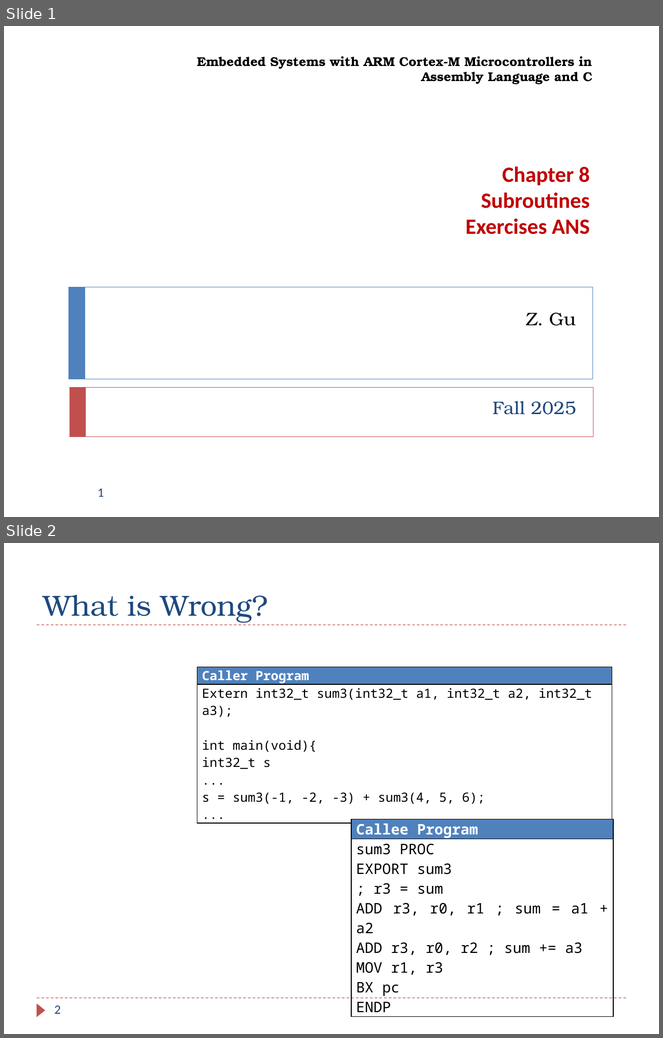
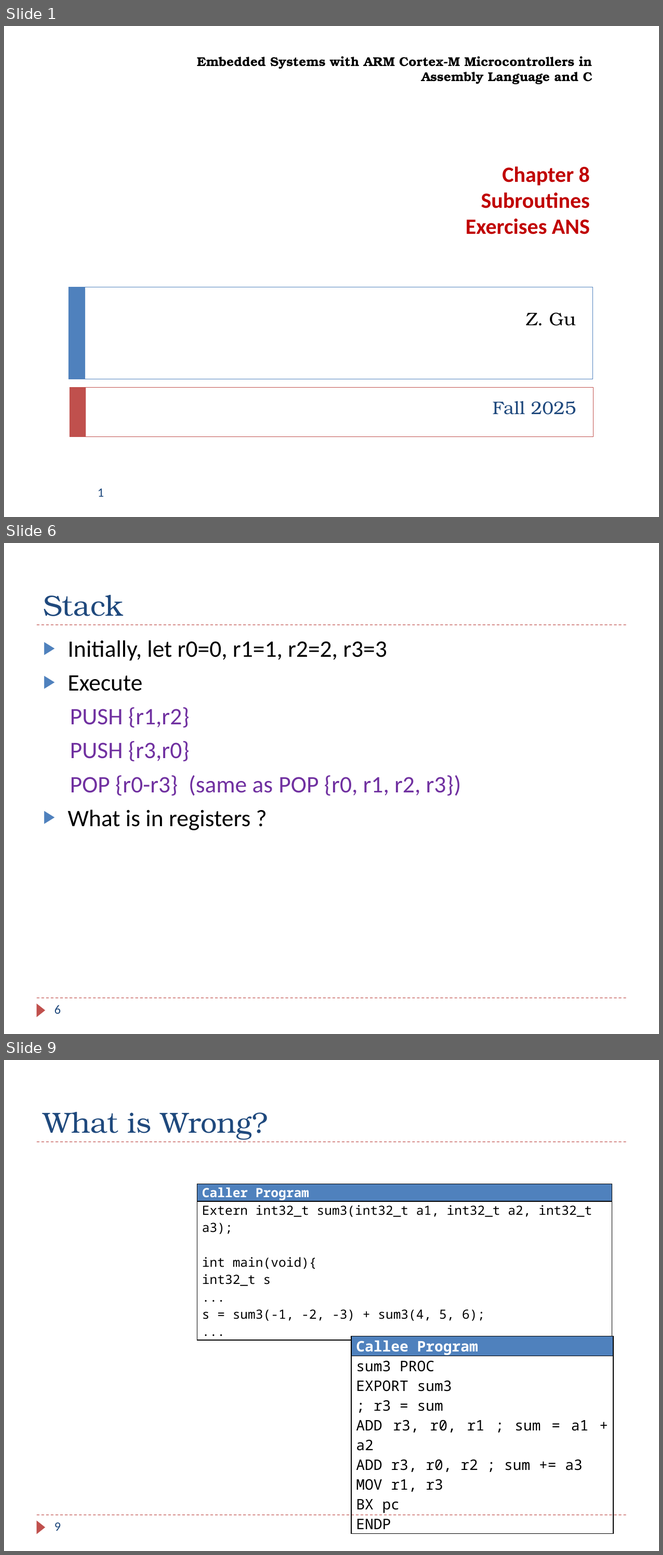
Before and after one commit to guhofstra/CSC111Fa25, a slide deck: PPTs/Ch8_ARM_Subroutines_Exercises ANS.pptx. Shown one above the other, each under a label of ours: slides 1 and 2 before the commit, slides 1, 6 and 9 after it; the slides between them are not shown. The pictures are 663x1038 and 663x1555 pixels, drawn with LibreOffice and Linux fonts; fonts in the diff are those of the drawing. Boxes give left, top, right and bottom in pixels: in the first picture for what was removed or moved away, otherwise in the second. Text is boxed around its words. In the diff, an @@ line names an element or a change of style, - is before the commit and + after.

```diff
--- a/PPTs/Ch8_ARM_Subroutines_Exercises ANS.pptx
+++ b/PPTs/Ch8_ARM_Subroutines_Exercises ANS.pptx
@@ slide 6 added at bbox=[4, 543, 659, 1034], background #FFFFFF; not listed: 3 template elements that a slide beside it also shows @@
@@ title added at bbox=[43, 595, 123, 616], 32 pt, text #1F497D @@
+Stack
@@ text added at bbox=[68, 640, 462, 831], 26 pt, text #000000 @@
+▶ Initially, let r0=0, r1=1, r2=2, r3=3
+▶ Execute
+PUSH {r1,r2}
+PUSH {r3,r0}
+POP {r0-r3} (same as POP {r0, r1, r2, r3})
+▶ What is in registers ?
@@ page number added at bbox=[54, 1005, 61, 1014], 14 pt, text #1F497D @@
+6
@@ what was slide 2 is now slide 9 @@
@@ page number at bbox=[54, 1523, 61, 1531]: text changed @@
-2
+9
```
Also in this commit, not shown: 6 other slides added, 9 other files.
